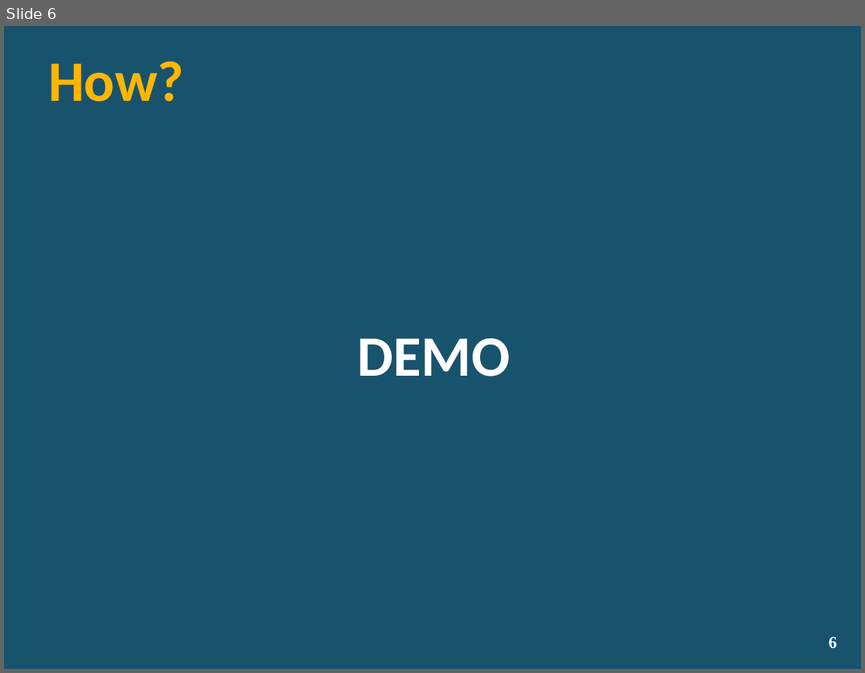
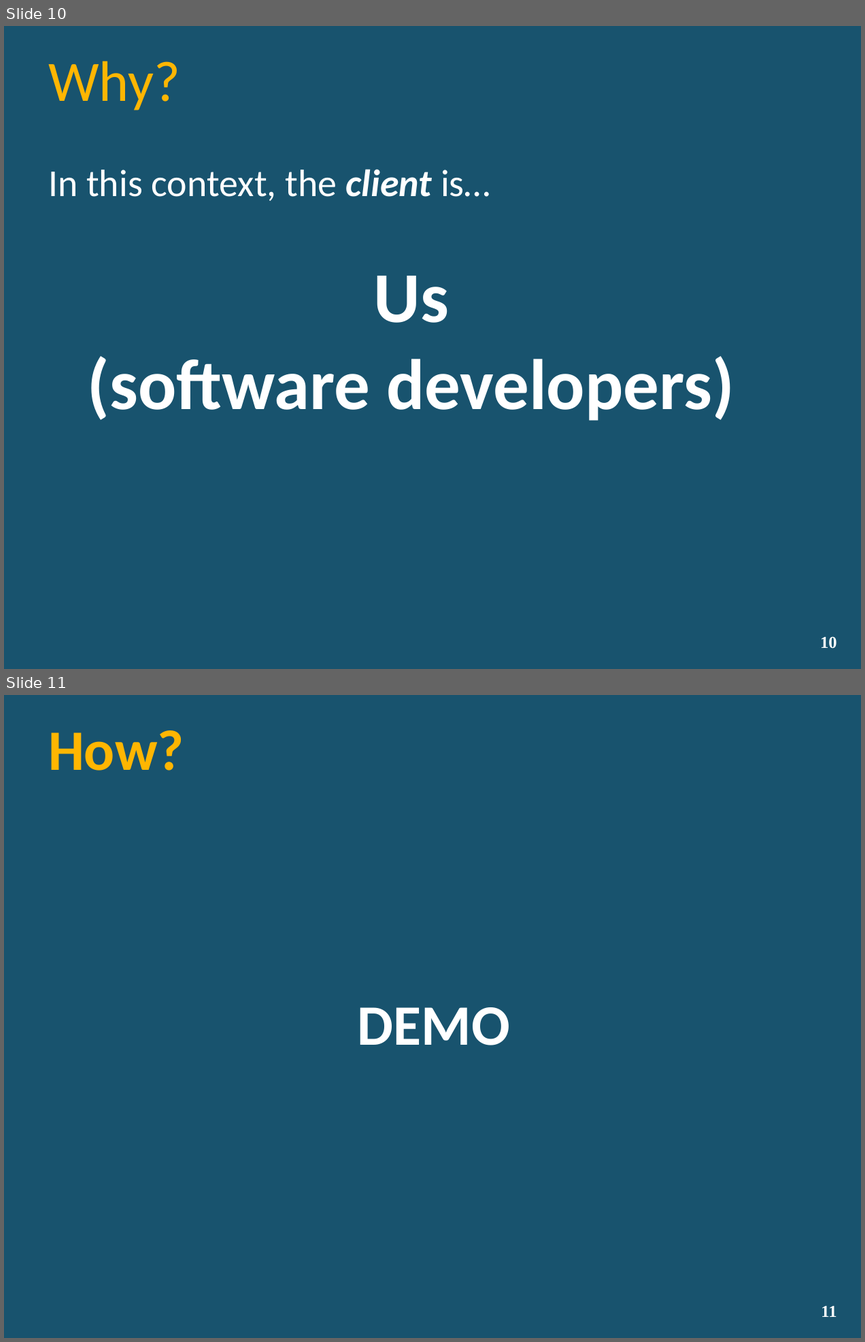
Before and after one commit to lozanotek/RefreshWithNuGet, a slide deck: slides/RefreshWithNuGet.pptx. Shown one above the other, each under a label of ours: slide 6 before the commit, slides 10 and 11 after it. The pictures are 865x673 and 865x1342 pixels, drawn with LibreOffice and Linux fonts; fonts in the diff are those of the drawing; background and template pictures are left out. Boxes give left, top, right and bottom in pixels: in the first picture for what was removed or moved away, otherwise in the second. Text is boxed around its words. In the diff, an @@ line names an element or a change of style, - is before the commit and + after.

```diff
--- a/slides/RefreshWithNuGet.pptx
+++ b/slides/RefreshWithNuGet.pptx
@@ slide 10 added at bbox=[4, 26, 861, 669], background picture (left out) @@
@@ title added at bbox=[48, 61, 180, 110], 48 pt, text #FFB601 @@
+Why?
@@ text added at bbox=[48, 169, 490, 201], 32 pt, text #FFFFFF @@
+In this context, the client is…
@@ text added at bbox=[88, 276, 734, 420], 60 pt, text #FFFFFF, bold @@
+Us
+(software developers)
@@ page number added at bbox=[820, 636, 837, 648], 14 pt, text #FFFFFF, bold @@
+10
@@ what was slide 6 is now slide 11 @@
@@ page number at bbox=[821, 1306, 836, 1317]: text changed @@
-6
+11
```
Also in this commit, not shown: 5 slides changed, 6 other slides added, 2 slides removed.
